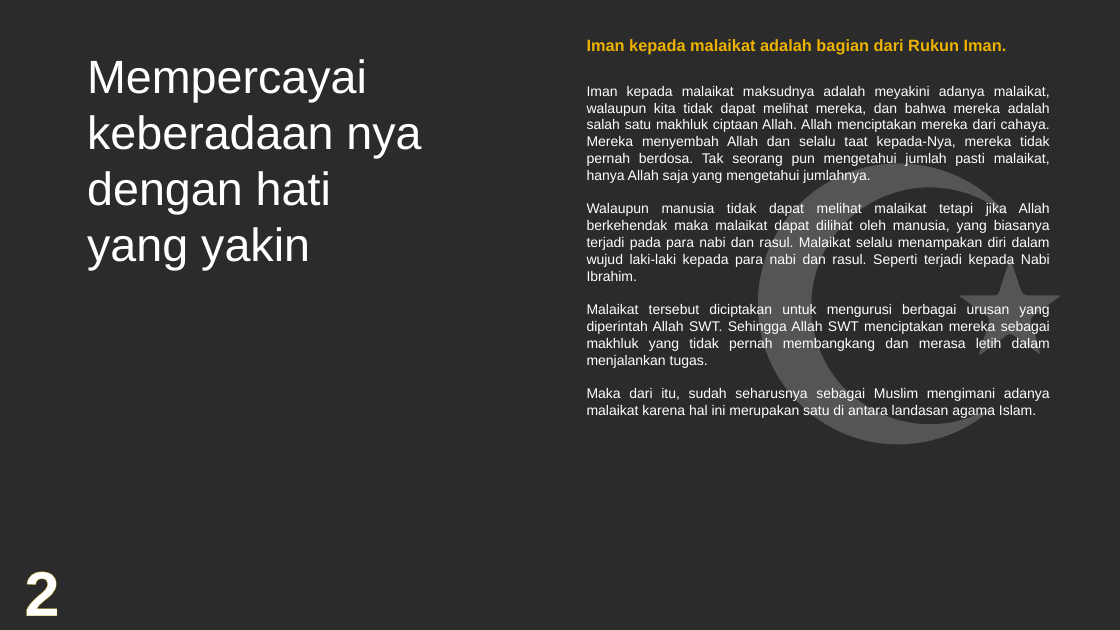
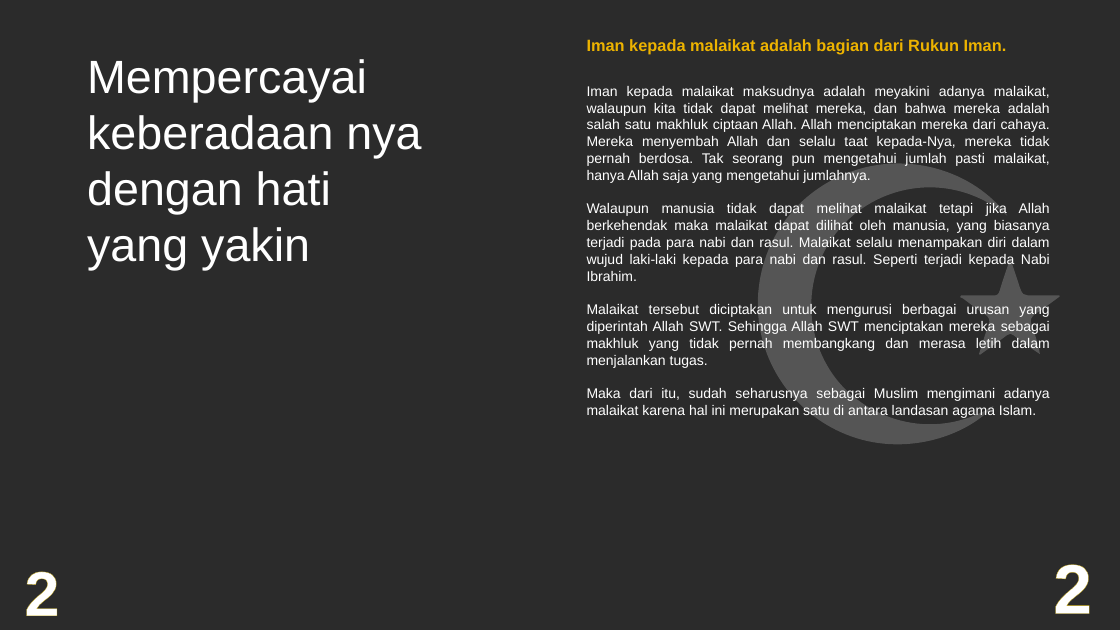
Before and after one commit to adnanerlansyah403/Tugas-Pendidikan-Agama, a slide deck: slide 5 of Presentasi Pendidikan Agama.pptx. Drawn at 1120x630 pixels with LibreOffice and Linux fonts; fonts in the diff are those of the drawing; background and template pictures are left out; a plain dark background stands for a picture behind light text. Boxes give left, top, right and bottom in pixels: in the first picture for what was removed or moved away, otherwise in the second. Text is boxed around its words. In the diff, an @@ line names an element or a change of style, - is before the commit and + after.

```diff
--- a/Presentasi Pendidikan Agama.pptx
+++ b/Presentasi Pendidikan Agama.pptx
@@ text added at (1053,564,1092,614), 60 pt, text #FFFFFF, bold @@
+2
```
Also in this commit, not shown: 2 other slides changed.
